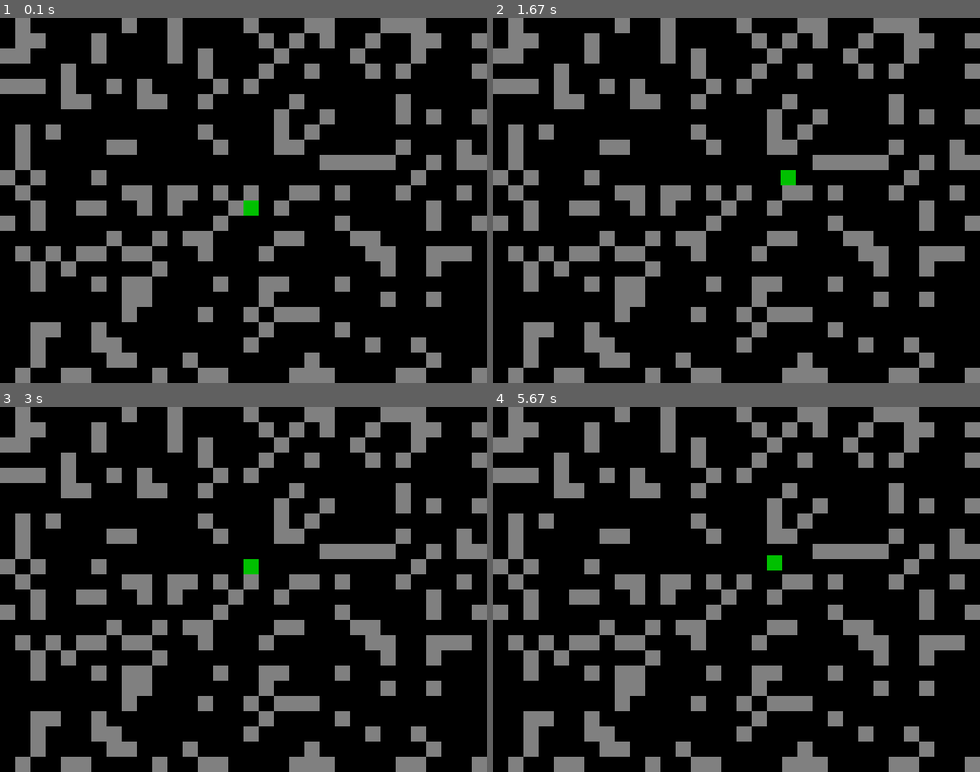
Above: before the commit, frames 1-4 (two rows, left to right).
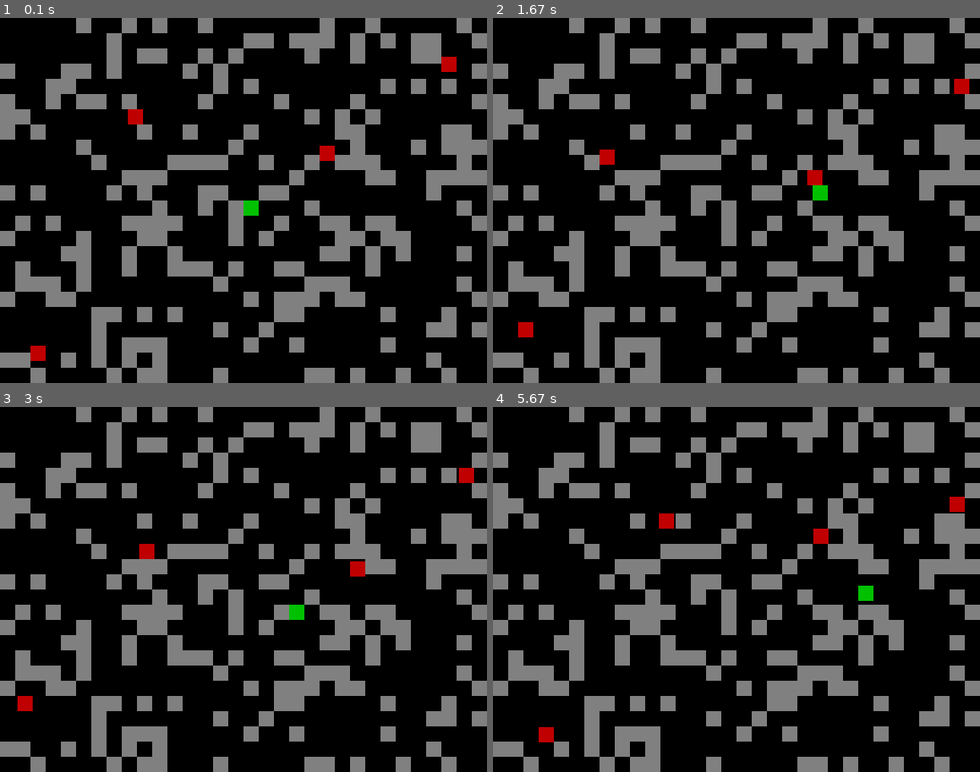
Above: after the commit, the same moments.

Repository: alekz/pygame-game
Game: pygame game, started from src/game.py
Two runs of this game, one before a commit and one after it. Both use one fixed random seed, a clock stepped at 60 frames per second and the inputs below. The source is Python 2; it was converted automatically to run under Python 3.
Inputs (mouse positions are in pixels of both pictures, inside the frame that each line leads up to):
- Up to frame 1 (0.1 s): no input
- Up to frame 2 (1.67 s): hold Right 0.33-0.8 s; move the mouse to (717, 215) at 0.37 s; hold Up 0.83-1.13 s; hold Right 1.17-1.63 s
- Up to frame 3 (3 s): hold Left 1.67-2.2 s; hold Down 2.23-2.53 s
- Up to frame 4 (5.67 s): hold Up 3-3.37 s; hold Right 3.4-4.03 s; hold Down 4.07-4.43 s; hold Left 4.47-4.93 s; hold Right 4.97-5.43 s; hold Up from 5.47 s (still down)

The runs differ from the first frame. In frame 1, 38% of the frame differs, in the area x 0-100%, y 0-100%; in frame 2, 38%; in frame 3, 38%; in frame 4, 38%.

Commit message:
Added random-moving monsters

Diff:
--- a/src/game.py
+++ b/src/game.py
@@ -1,7 +1,9 @@
+import random
+
 import pygame
 
-from player import Player
-from map import Map
+import player
+from map import Map, RandomMapGenerator
 
 class BaseGame(object):
 
@@ -81,23 +83,34 @@
 
         # Init map
         map_size = tuple(int(self.screen_size[i] / self.cell_size[i]) for i in (0, 1))
-        self.map = Map(self, map_size)
+        map_generator = RandomMapGenerator()
+        self.map = Map(self, map_size, map_generator)
 
         # Init player
-        self.player = Player(self)
+        self.player = player.Player(self, player.HumanPlayerControls(self))
         self.player.location = [int(self.map.size[0] / 2), int(self.map.size[1] / 2)]
+        self.map.set_cell(self.player.location, Map.CELL_TYPE_FLOOR) # Initial player's position should be empty
 
-        # Initial player's position should be empty
-        self.map.cells[self.player.location[0]][self.player.location[1]] = 0
+        # Init monsters
+        self.monsters = []
+        for _ in xrange(4):
+            monster = player.Player(self, player.RandomMovementControls(self))
+            monster.location = (random.randint(0, self.map.size[0] - 1), random.randint(0, self.map.size[1] - 1))
+            self.map.set_cell(monster.location, Map.CELL_TYPE_FLOOR) # Initial monster's position should be empty
+            self.monsters.append(monster)
+
 
     def on_update(self, milliseconds):
         self.player.update(milliseconds)
-        print self.clock.get_fps()
+        for monster in self.monsters:
+            monster.update(milliseconds)
 
     def on_draw(self, milliseconds):
         self._clear_screen()
         self._draw_map()
+        self._draw_monsters()
         self._draw_player()
+        self._draw_fps()
 
     def _clear_screen(self):
         self.screen.fill((0, 0, 0))
@@ -113,6 +126,15 @@
         color = (0, 192, 0)
         self._paint_cell(color, self.player.location, self.player.offset)
 
+    def _draw_monsters(self):
+        color = (192, 0, 0)
+        for monster in self.monsters:
+            self._paint_cell(color, monster.location, monster.offset)
+
+    def _draw_fps(self):
+        fps = self.clock.get_fps()
+        #print fps
+
     def _paint_cell(self, color, coord, offset=(0.0, 0.0)):
         rect = pygame.rect.Rect((coord[0] + offset[0]) * self.cell_size[0],
                                 (coord[1] + offset[1]) * self.cell_size[1],
--- a/src/map.py
+++ b/src/map.py
@@ -1,8 +1,27 @@
 import random
+
+class MapGenerator(object):
+    def generate(self, map_):
+        raise NotImplementedError
+
+class RandomMapGenerator(MapGenerator):
+    def generate(self, map_):
+        width, height = map_.size
+        for x in xrange(width):
+            for y in xrange(height):
+                r = random.randint(0, 3)
+                if r == 0:
+                    cell = Map.CELL_TYPE_WALL
+                else:
+                    cell = Map.CELL_TYPE_FLOOR
+                map_.set_cell((x, y), cell)
 
 class Map(object):
 
-    def __init__(self, game, size):
+    CELL_TYPE_FLOOR = 0
+    CELL_TYPE_WALL = 1
+
+    def __init__(self, game, size, map_generator):
         self.game = game
         self.size = size
 
@@ -10,26 +29,25 @@
         empty_col = [0] * self.size[1]
         self.cells = [empty_col[:] for _ in xrange(self.size[0])]
 
-        # Generate random map
-        for x in xrange(self.size[0]):
-            for y in xrange(self.size[1]):
-                self.cells[x][y] = random.choice((0, 0, 0, 1))
-
         # List of colors for each cell type
         self.colors = {
-                            0: (  0,   0,   0),
-                            1: (128, 128, 128),
-                            }
+                       Map.CELL_TYPE_FLOOR: (  0,   0,   0),
+                       Map.CELL_TYPE_WALL:  (128, 128, 128),
+                       }
 
-    def get_cell(self, x, y=None):
-        assert (type(x) == int and type(y) == int) or (hasattr(x, '__iter__') and len(x) == 2 and y is None)
-        if hasattr(x, '__iter__'):
-            x, y = x
-        try:
-            return self.cells[x][y]
-        except IndexError:
-            return None
+        # Generate random map
+        map_generator.generate(self)
 
-    def can_move_to(self, x, y=None):
-        cell = self.get_cell(x, y)
-        return cell == 0
+    def get_cell(self, coord):
+        x, y = coord
+        return self.cells[x][y]
+
+    def set_cell(self, coord, cell_type):
+        x, y = coord
+        self.cells[x][y] = cell_type
+
+    def can_move_to(self, coord):
+        if (0 <= coord[0] < self.size[0]) and (0 <= coord[1] < self.size[1]):
+            return self.get_cell(coord) == Map.CELL_TYPE_FLOOR
+        else:
+            return False
--- a/src/player.py
+++ b/src/player.py
@@ -1,4 +1,79 @@
+import random
 import pygame
+
+class PlayerControls(object):
+
+    def __init__(self, game):
+        self.game = game
+        self.player = None
+
+    def set_player(self, player):
+        self.player = player
+
+    def update(self, milliseconds):
+        pass
+
+    def get_movement_direction(self):
+        raise NotImplementedError
+
+
+class NoMovementControls(PlayerControls):
+
+    def get_movement_direction(self):
+        return Player.STANDING
+
+
+class HumanPlayerControls(PlayerControls):
+
+    def get_movement_direction(self):
+
+        # Check, which player control keys are pressed
+        keys = pygame.key.get_pressed()
+        key_left  = keys[pygame.K_LEFT]
+        key_right = keys[pygame.K_RIGHT]
+        key_up    = keys[pygame.K_UP]
+        key_down  = keys[pygame.K_DOWN]
+
+        # Calculate the next movement state
+        states = [
+                  (key_left,  key_right, Player.LEFT,  Player.RIGHT ),
+                  (key_right, key_left,  Player.RIGHT, Player.LEFT  ),
+                  (key_up,    key_down,  Player.UP,    Player.DOWN  ),
+                  (key_down,  key_up,    Player.DOWN,  Player.UP    ),
+                  ]
+
+        for (key, opposite_key, direction, opposite_direction) in states:
+            if key and not opposite_key:
+                if self.player.state in (Player.STANDING, opposite_direction):
+                    return direction
+
+        return Player.STANDING
+
+
+class RandomMovementControls(PlayerControls):
+
+    def get_movement_direction(self):
+
+        if self.player.state == Player.STANDING:
+
+            possible_directions = [
+                                   (Player.LEFT,  -1,  0),
+                                   (Player.RIGHT, +1,  0),
+                                   (Player.UP,     0, -1),
+                                   (Player.DOWN,   0, +1),
+                                   ]
+
+            allowed_states = []
+
+            for state, dx, dy in possible_directions:
+                location = (self.player.location[0] + dx, self.player.location[1] + dy)
+                if self.game.map.can_move_to(location):
+                    allowed_states.append(state)
+
+            if allowed_states:
+                return random.choice(allowed_states)
+
+        return Player.STANDING
 
 class Player(object):
 
@@ -8,12 +83,32 @@
     UP = 4
     DOWN = 8
 
-    def __init__(self, game):
+    def __init__(self, game, controls):
         self.game = game
         self.state = Player.STANDING
-        self.location = [0, 0] # Cell coordinates within a map
-        self.offset = [0.0, 0.0] # Offset within a cell, -1.0..1.0
+        self.location = (0, 0) # Cell coordinates within a map
+        self.offset = (0, 0) # Offset within a cell, -1.0..1.0
         self.speed = 5.0 # Cells per second
+
+        if controls is None:
+            controls = NoMovementControls()
+        self.set_controls(controls)
+
+    def set_controls(self, controls):
+        controls.set_player(self)
+        self.controls = controls
+
+    def set_location(self, coord):
+        self._location = [coord[0], coord[1]]
+    def get_location(self):
+        return tuple(self._location)
+    location = property(get_location, set_location)
+
+    def set_offset(self, coord):
+        self._offset = [float(coord[0]), float(coord[1])]
+    def get_offset(self):
+        return tuple(self._offset)
+    offset = property(get_offset, set_offset)
 
     def _get_opposite_direction(self, direction=None):
         direction = direction or self.state
@@ -48,44 +143,23 @@
     def _get_direction_info(self, direction=None):
         return (self._get_direction_index(direction), self._get_direction_sign(direction))
 
-    def _get_new_movement_state(self):
-
-        # Check, which player control keys are pressed
-        keys = pygame.key.get_pressed()
-        key_left  = keys[pygame.K_LEFT]
-        key_right = keys[pygame.K_RIGHT]
-        key_up    = keys[pygame.K_UP]
-        key_down  = keys[pygame.K_DOWN]
-
-        # Calculate the next movement state
-        states = [
-                  (key_left,  key_right, Player.LEFT  ),
-                  (key_right, key_left,  Player.RIGHT ),
-                  (key_up,    key_down,  Player.UP    ),
-                  (key_down,  key_up,    Player.DOWN  ),
-                  ]
-
-        for (key, opposite_key, state) in states:
-            if key and not opposite_key:
-                if self.state in (Player.STANDING, self._get_opposite_direction()):
-                    return state
-
-        return Player.STANDING
-
-
     def update(self, milliseconds):
 
-        new_state = self._get_new_movement_state()
+        self.controls.update(milliseconds)
+
+        new_state = self.controls.get_movement_direction()
 
         if new_state != Player.STANDING:
 
             if self.state == Player.STANDING:
                 # Start moving, but first check if it is allowed
-                new_location = self.location[:]
+                new_location = self._location[:]
                 i, k = self._get_direction_info(new_state)
                 new_location[i] += k
                 if not self.game.map.can_move_to(new_location):
                     new_state = Player.STANDING
+                else:
+                    self.state = new_state
 
             elif self._is_opposite_direction(new_state, self.state):
                 # Move to the opposite direction (should always be allowed)
@@ -93,25 +167,24 @@
                 # L -> R     -1  10; -0.2   9; +0.8
                 # R -> L     +1  10; +0.2  11; -0.8
                 i, k = self._get_direction_info()
-                self.location[i] += k
-                self.offset[i] -= k
+                self._location[i] += k
+                self._offset[i] -= k
+                self.state = new_state
 
         # Move to one of directions
-        if self.state == Player.STANDING:
-            self.state = new_state
         if self.state != Player.STANDING:
 
             i, k = self._get_direction_info()
 
             # Move a bit
-            self.offset[i] += k * self.speed * milliseconds / 1000.0
+            self._offset[i] += k * self.speed * milliseconds / 1000.0
 
             # Check if moved outside of the current cell
-            if abs(self.offset[i]) >= 1.0:
+            if abs(self._offset[i]) >= 1.0:
 
                 # Moved to a neighbouring cell
-                self.location[i] += k
-                self.offset[i] -= k
+                self._location[i] += k
+                self._offset[i] -= k
 
                 # Check if further movement is possible: stop if key is not
                 # pressed anymore or if there is an obstacle
@@ -119,10 +192,10 @@
                 if new_state == Player.STANDING:
                     stop = True
                 else:
-                    new_location = self.location[:]
+                    new_location = self._location[:]
                     new_location[i] += k
                     if not self.game.map.can_move_to(new_location):
                         stop = True
                 if stop:
-                    self.offset[i] = 0.0
+                    self._offset[i] = 0.0
                     self.state = Player.STANDING
